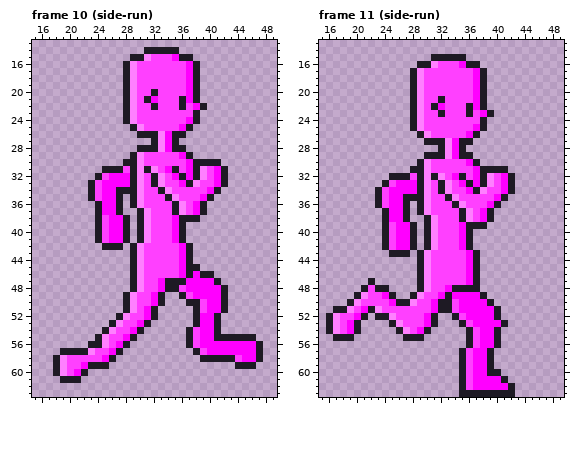
Pixel-art file: art/avatar/body.aseprite. The first picture shows the starting point.
64x64 pixels, 15 frames. Shown: frame 10 (side-run): x 15..49, y 13..63; frame 11 (side-run): x 15..49, y 13..63. The commit also changed other frames, which this record leaves out.
After the commit:
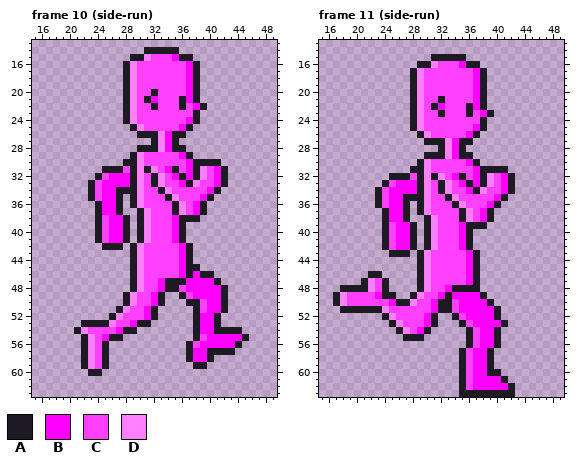
Palette (. is transparent): A #1e1a24  B #ff00ff  C #ff40ff  D #ff80ff
The edit:
Frame 10 (side-run):
y 51: x 27..29 .AD -> ADC
y 52: x 26..28 .AD -> ADC
y 53: x 22..27 ....AD -> AAAADC; x 29..30 CB -> BA
y 54: x 21..30 ....ADCCBA -> ADCCCCBAA.; x 37..38 AC -> .A; x 42..44 ... -> AAA
y 55: x 22..29 ..ADCCBA -> ADCBAA..; x 37..39 ACB -> .AC; x 41..44 AAAA -> BBBB; x 46 A -> .
y 56: x 22..28 .AADCBA -> ADCA...; x 44..47 BBBA -> A...
y 57: x 19..21 AAA -> ...; x 25..27 CBA -> A..; x 37..47 .ACBBBBBBBA -> ABBAAAA....
y 58: x 18..23 ADCCCC -> ....AD; x 25..26 BA -> A.; x 37..39 ..A -> ABB; x 41..47 AAACBBA -> .......
y 59: x 18..24 ADCCBAA -> ....ADC; x 38..39 .. -> AA; x 44..46 AAA -> ...
y 60: x 18..24 ADCBA.. -> .....AA
y 61: x 19..21 AAA -> ...
Frame 11 (side-run):
y 46: x 22..23 .. -> AA
y 47: x 21..24 .A.. -> ADCA
y 48: x 18..20 ... -> AAA; x 22..23 CA -> DC
y 49: x 17..21 ...AD -> ADCCC; x 23..24 CB -> BA
y 50: x 17..20 ..AD -> ADCC
y 51: x 17 A -> .; x 19..21 DCB -> AAA; x 23..24 DC -> AD
y 52: x 16..21 ADCCBA -> ......; x 23 A -> .
y 53..54: x 16..20 ADCBA -> .....
y 55: x 17..19 AAA -> ...
Where, in picture pixels (left, top, right, bottom), the same in both pictures:
changed: (53, 306, 144, 383)
changed: (186, 327, 263, 369)
changed: (326, 271, 389, 341)
